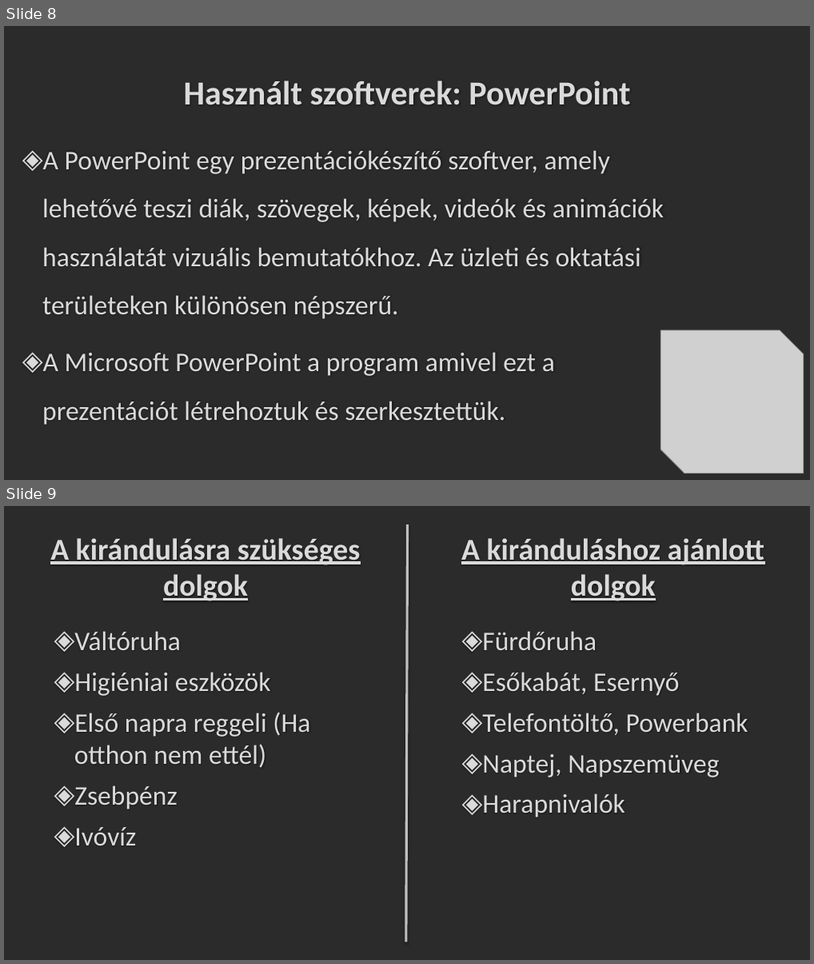
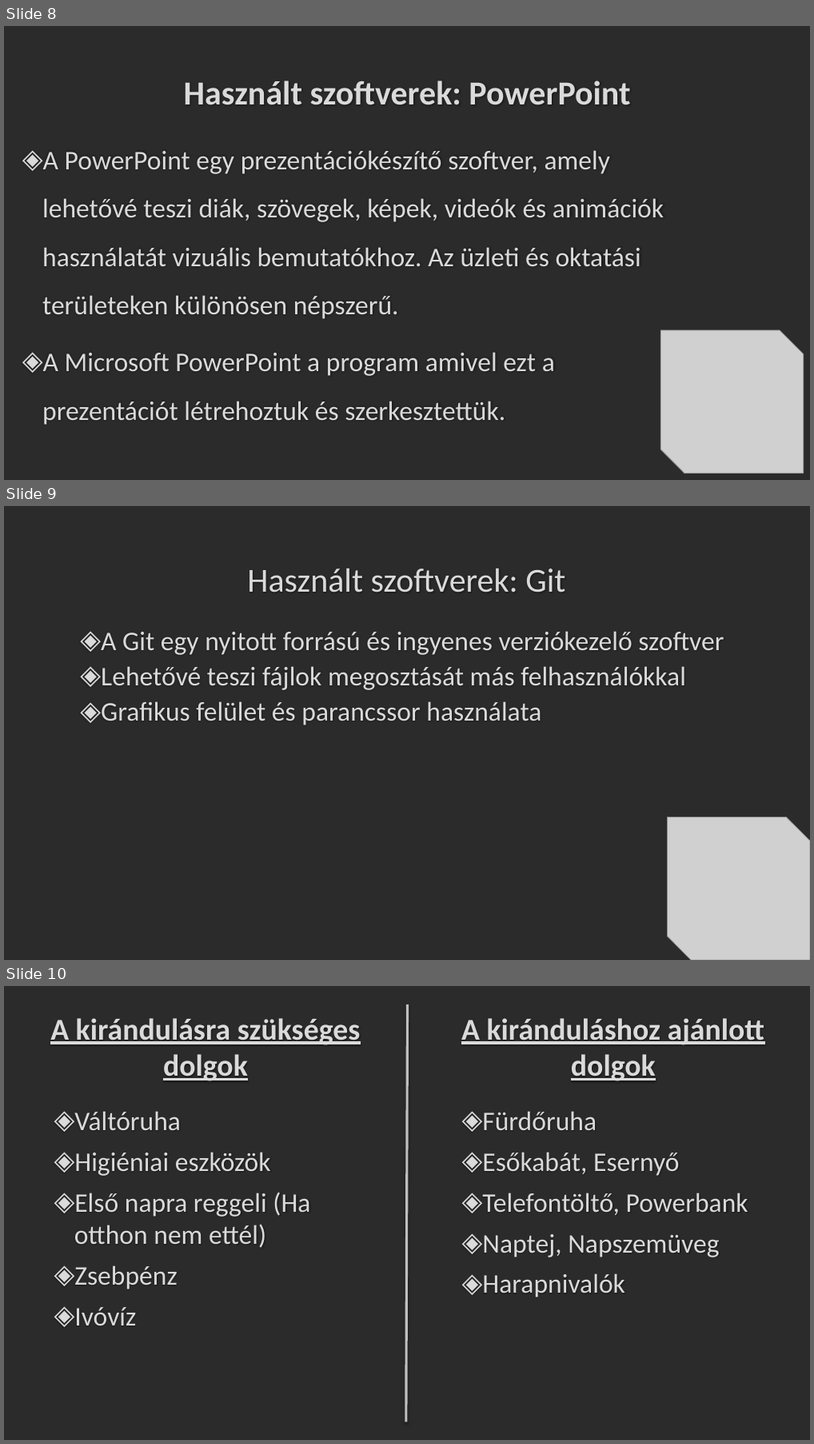
Before and after one commit to Peter-2007/FOPS, a slide deck: FOPS_Osztálykirándulás_Prezentáció.pptx. Shown one above the other, each under a label of ours: slides 8 and 9 before the commit, slides 8, 9 and 10 after it. The pictures are 814x964 and 814x1444 pixels, drawn with LibreOffice and Linux fonts; fonts in the diff are those of the drawing; grey boxes stand for pictures; background and template pictures are left out; a plain dark background stands for a picture behind light text. Boxes give left, top, right and bottom in pixels: in the first picture for what was removed or moved away, otherwise in the second. Text is boxed around its words. In the diff, an @@ line names an element or a change of style, - is before the commit and + after.

```diff
--- a/FOPS_Osztálykirándulás_Prezentáció.pptx
+++ b/FOPS_Osztálykirándulás_Prezentáció.pptx
@@ slide 9 added at (4,506,810,960), background picture (left out) @@
@@ title added at (247,568,566,592), 40 pt, text #DADADA @@
+Használt szoftverek: Git
@@ text added at (101,631,724,725), 32 pt, text #DADADA @@
+◈ A Git egy nyitott forrású és ingyenes verziókezelő szoftver
+◈ Lehetővé teszi fájlok megosztását más felhasználókkal
+◈ Grafikus felület és parancssor használata
@@ picture added at (668,817,810,960) @@
@@ what was slide 9 is now slide 10 @@
```
Also in this commit, not shown: 3 slides changed, 1 other file.
